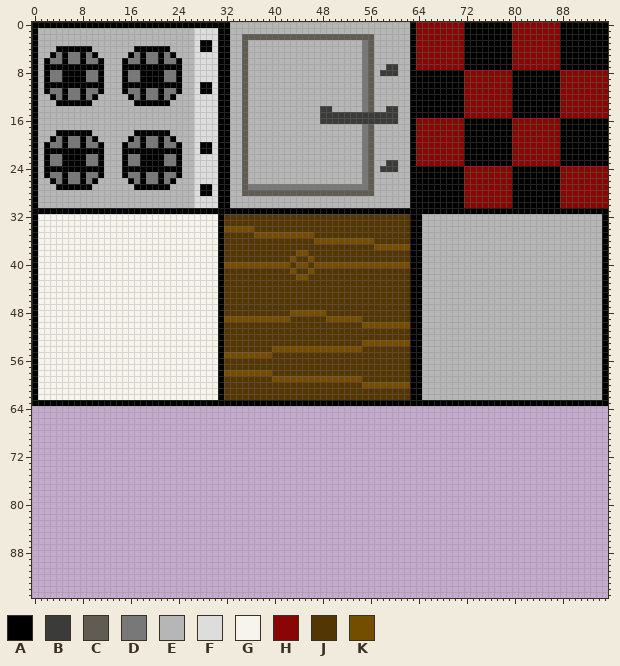
File history of a sprite sheet, media/soupkitchen.png. The first picture shows the starting point.
The file is 96x96 pixels. Colours within 5 levels of each other are drawn and written as one.
Palette (. is transparent): A #000000  B #3b3b3a  C #605c54  D #787878  E #b6b6b6  F #dedddd  G #f7f4ee  H #8a0606  J #523603  K #754d00
Pixels before (only the part around the change), first column x 59:
54 JJJJAAEEEEEEEEEEEEEEEEEEEEEEEEEEEEEEA
55 JJJJAAEEEEEEEEEEEEEEEEEEEEEEEEEEEEEEA
56 JJJJAAEEEEEEEEEEEEEEEEEEEEEEEEEEEEEEA
57 JJJJAAEEEEEEEEEEEEEEEEEEEEEEEEEEEEEEA
58 JJJJAAEEEEEEEEEEEEEEEEEEEEEEEEEEEEEEA
59 JJJJAAEEEEEEEEEEEEEEEEEEEEEEEEEEEEEEA
60 KKKKAAEEEEEEEEEEEEEEEEEEEEEEEEEEEEEEA
61 JJJJAAEEEEEEEEEEEEEEEEEEEEEEEEEEEEEEA
62 JJJJAAEEEEEEEEEEEEEEEEEEEEEEEEEEEEEEA
63 AAAAAAAAAAAAAAAAAAAAAAAAAAAAAAAAAAAAA
64 .....................................
65 .....................................
66 .....................................
67 .....................................
68 .....................................
69 .....................................
70 .....................................
71 .....................................
72 .....................................
73 .....................................
74 .....................................
75 .....................................
76 .....................................
77 .....................................
78 .....................................
79 .....................................
80 .....................................
81 .....................................
82 .....................................
83 .....................................
84 .....................................
85 .....................................
86 .....................................
87 .....................................
88 .....................................
89 .....................................
90 .....................................
91 .....................................
92 .....................................
93 .....................................
94 .....................................
95 .....................................
After:
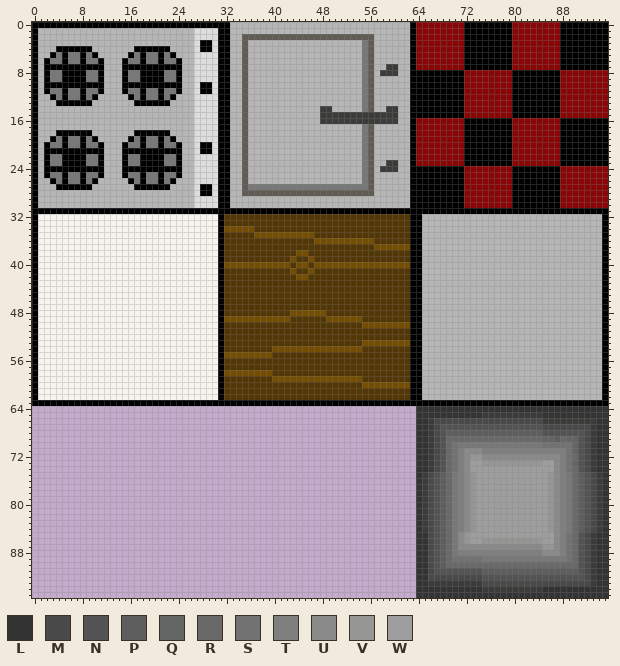
Colours new in this view: L #333333  M #494949  N #535353  P #5e5e5e  Q #636464  R #696969  S #727272  T #7f7f7f  U #8a8a8a  V #969695  W #9e9e9e
The edit:
y 64: x 64..95 ................................ -> LLLLLLLLLLLLLLLLLLLLLLLLLLLLLLLL
y 65: x 64..95 ................................ -> LLLLLLLLLLLBBBBBBBBBBLLLLLLLLLLL
y 66: x 64..95 ................................ -> LLBMMMMMMMMMMMMMMMMMMBBBBBBBBBLL
y 67: x 64..95 ................................ -> LLBMNNNNNNNNNNNNNNNNNMMMMMMMMBLL
y 68: x 64..95 ................................ -> LLBMNPPPPPPPPPPPPPPPPNNNNNNNMBLL
y 69: x 64..95 ................................ -> LLBMNRRRRRRRRRRRRRRRRQQPRQQNMBLL
y 70: x 64..95 ................................ -> LLBMNRSDDDDDDDDDDDDDDSSSSSQNMBLL
y 71: x 64..95 ................................ -> LLBMNRSTUUUTTTTTTTTTTTTTTSQNMBLL
y 72: x 64..95 ................................ -> LLBMNRSTUVVUUUUUUUUUUUUUTSRNMBLL
y 73: x 64..95 ................................ -> LLBMNRSTUWWVVVVVVVVVVWWUTSQNMBLL
y 74: x 64..95 ................................ -> LLBMNRSTUWWWWWWWWWWWWWWUTSRNMBLL
y 75..84: x 64..95 ................................ -> LBMNPRDTUVWWWWWWWWWWWWVUTDRPNMBL
y 85: x 64..95 ................................ -> LLMNPRDUVWWWWWWWWWWWWWWUTSRNMBLL
y 86: x 64..95 ................................ -> LLMNPRDUVWWVVVVVVVVVVWWUTSRNMBLL
y 87: x 64..95 ................................ -> LLMNPRDUUUUUUUUUUUUUUVVUTSRNMBLL
y 88: x 64..95 ................................ -> LLMNPRDTTTTTTTTTTTTTTUUUTSRNMBLL
y 89: x 64..95 ................................ -> LLMNPRSSSSSDDDDDDDDDDDDDDSRNMBLL
y 90: x 64..95 ................................ -> LLMNPRRRRRRRRRRRRRRRRRRRRRRNMBLL
y 91: x 64..95 ................................ -> LLMNNNNNNNNPPPPPPPPPPPPPPPPNMBLL
y 92: x 64..95 ................................ -> LLMMMMMMMMMNNNNNNNNNNNNNNNNNMBLL
y 93: x 64..95 ................................ -> LLBBBBBBBBBMMMMMMMMMMMMMMMMMMBLL
y 94: x 64..95 ................................ -> LLLLLLLLLLLBBBBBBBBBBLLLLLLLLLLL
y 95: x 64..95 ................................ -> LLLLLLLLLLLLLLLLLLLLLLLLLLLLLLLL
Pixel boxes of the changes (left, top, right, bottom) in both pictures:
added: (416, 406, 608, 598)
